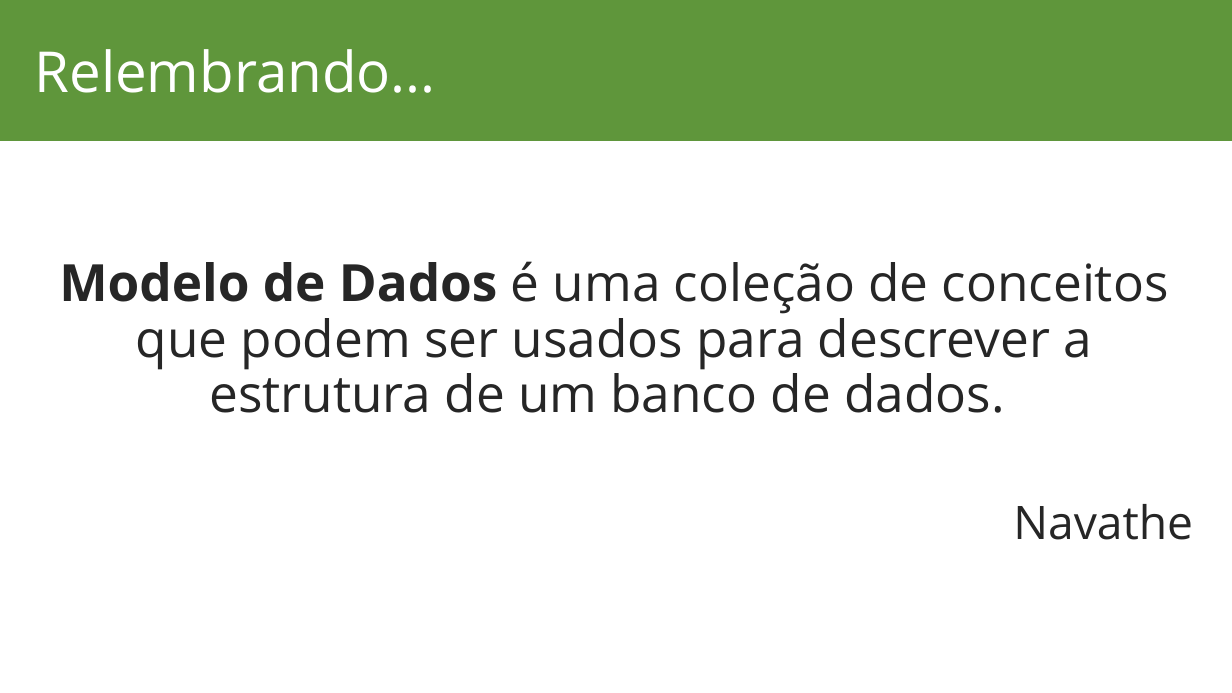
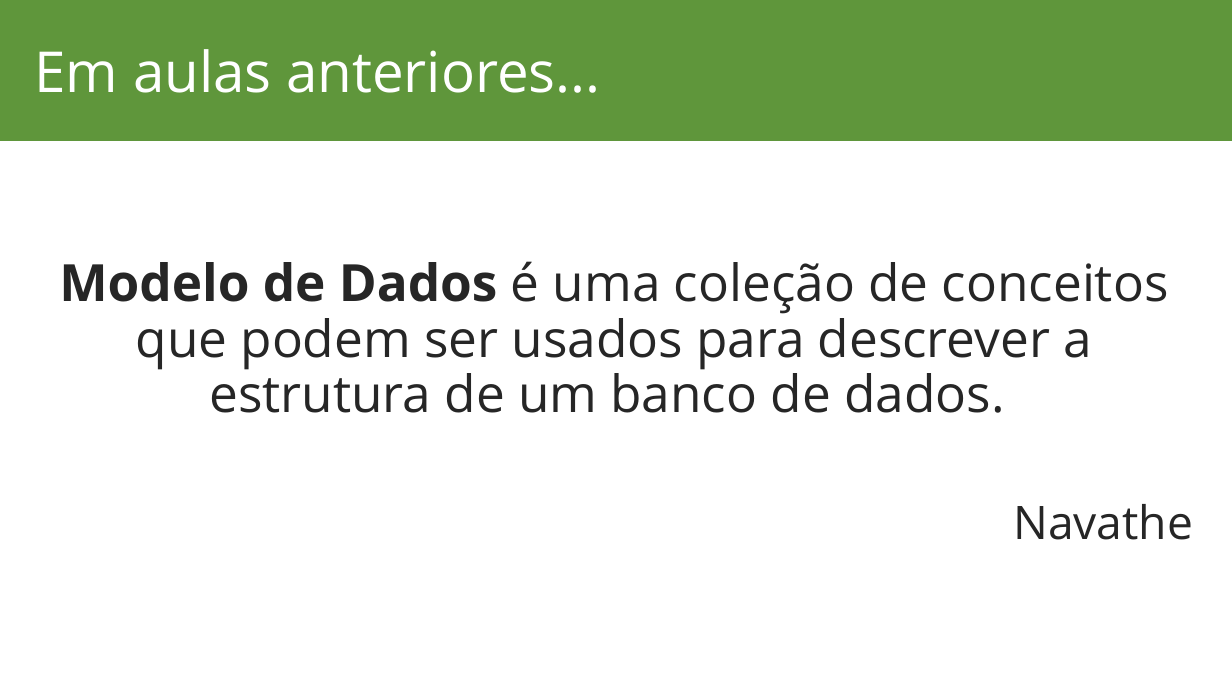
Before and after one commit to lucassoaresaraujo/aulas, a slide deck: slide 4 of Banco de Dados/Banco de Dados.pptx (slide 2 before the commit). Drawn at 1232x693 pixels with LibreOffice and Linux fonts; fonts in the diff are those of the drawing; background and template pictures are left out. Boxes give left, top, right and bottom in pixels: in the first picture for what was removed or moved away, otherwise in the second. Text is boxed around its words. In the diff, an @@ line names an element or a change of style, - is before the commit and + after.

```diff
--- a/Banco de Dados/Banco de Dados.pptx
+++ b/Banco de Dados/Banco de Dados.pptx
@@ title at bbox=[35, 49, 601, 93]: text changed @@
-Relembrando...
+Em aulas anteriores...
```
Also in this commit, not shown: 1 other slide changed, 15 slides added, 1 slide removed, 8 other files.
